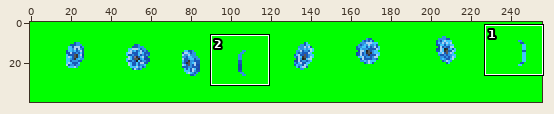
Two versions of one sprite sheet, Resources/CovenantEquipment/HandMinorShieldGauntlet.png. Above: a wide view before the commit, with the close-up outlined.
Close-up. Before:
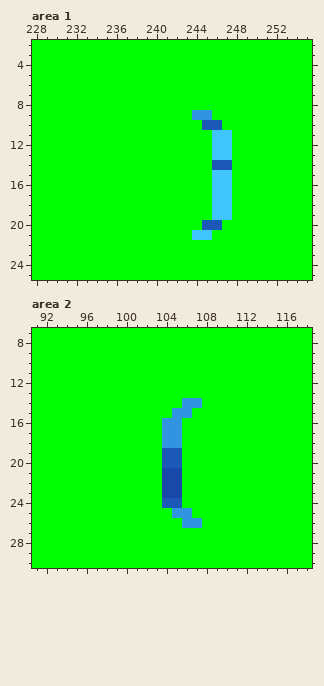
The file is 256x40 pixels. Shown: area 1: x 228..255, y 2..25; area 2: x 91..118, y 7..30.
The result:
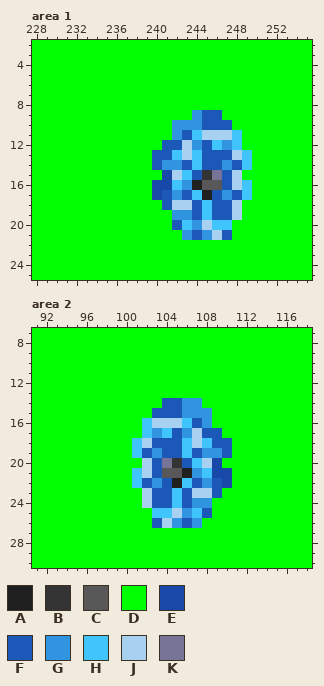
Palette (. is transparent): A #202020  B #343434  C #585858  D #00ff00  E #1848a8  F #1c58b8  G #3094e0  H #40c4fc  J #a8d0f0  K #787498
What changed:
Changed rows in their new state; - is an unchanged pixel.
Area 1:
first column x 240:
 9 -----FF---
10 --GGG--F--
11 --GFHJJJH-
12 -FFJGF-GH-
13 FFHJHFFFJH
14 FGGFHF-GFH
15 -EJHFBKFJ-
16 EEHGACCFJH
17 EFGFHAFGFH
18 -FJJFHFFJ-
19 --GGFHFFJ-
20 --FHGJHH--
21 ---GFGJF--
Area 2:
first column x 101:
14 ---FF-----
15 --FFF-GG--
16 -HJJJHFG--
17 -HGHFGJFF-
18 HJFFFHJHFF
19 HFG--HFGGF
20 -JFKBFHJE-
21 HJFCCAGHEE
22 HFGFAHFGFE
23 -JFFHFJJF-
24 -JF-HFGG--
25 --HHJ-HF--
26 --FJGF----
Boxes around the changes in both close-ups, in picture pixels (x1, y1, x2, y2):
changed: (152, 110, 252, 240)
changed: (132, 398, 232, 528)
